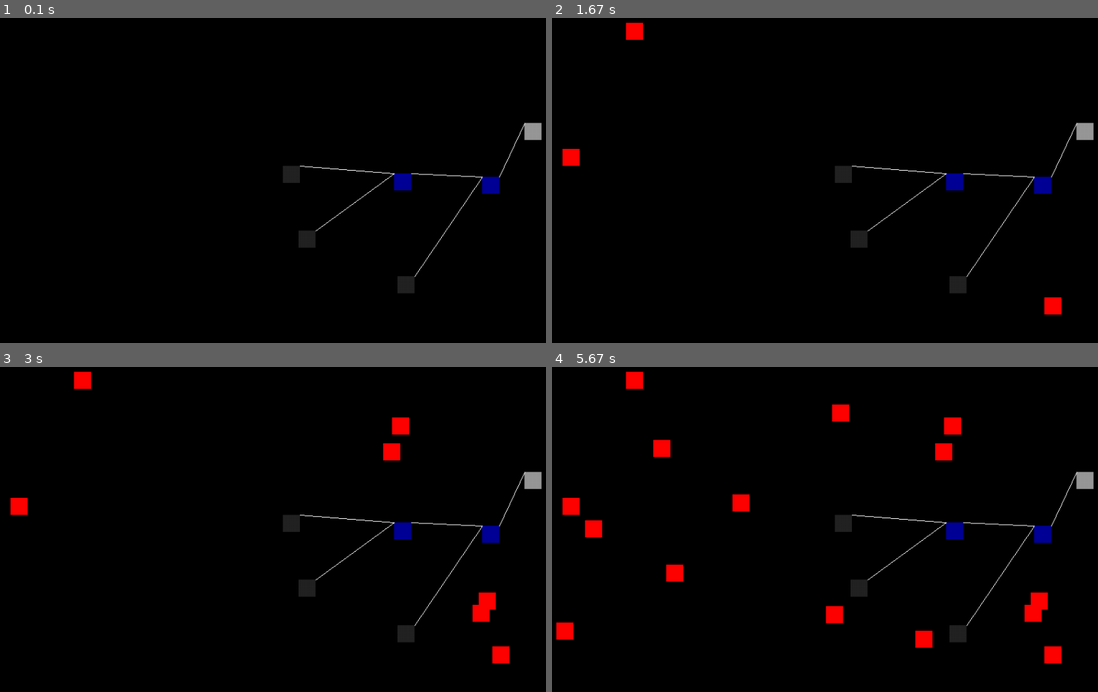
Above: before the commit, frames 1-4 (two rows, left to right).
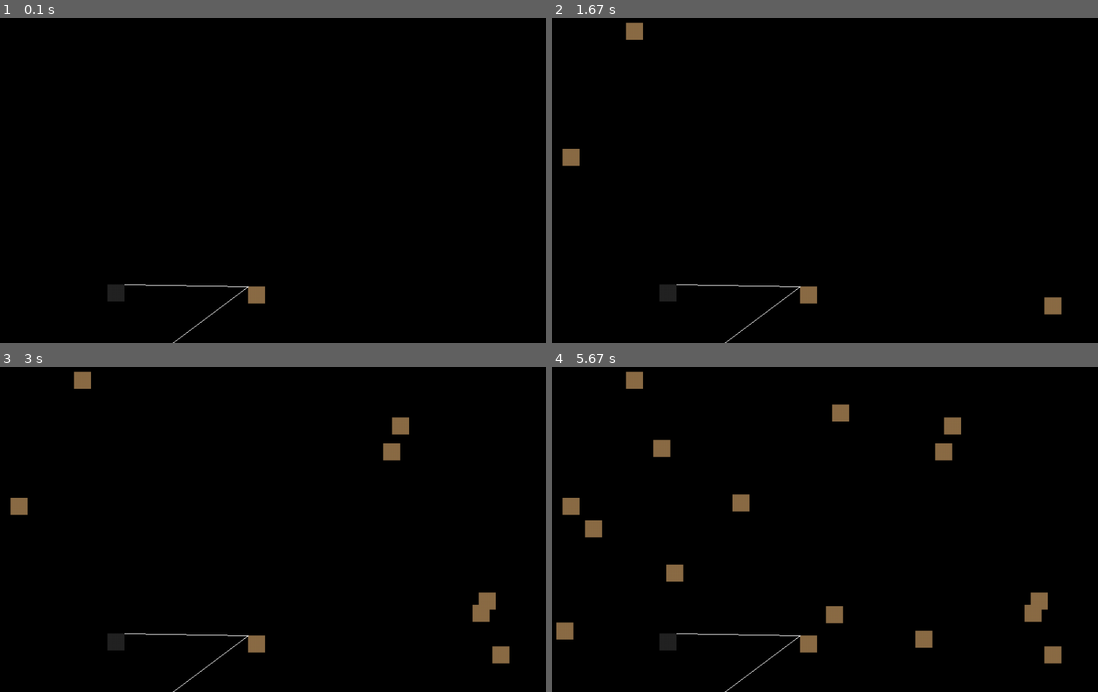
Above: after the commit, the same moments.

Repository: zachthearcticfox/pygame-circuit-maker
Game: pygame game, started from main.py
The game is run twice, just before and just after one commit, with the same random seed, the same clock (stepped at 60 frames per second) and the same inputs.
Inputs (mouse positions are in pixels of both pictures, inside the frame that each line leads up to):
- Up to frame 1 (0.1 s): no input
- Up to frame 2 (1.67 s): tap 7 at 0.33 s; press the mouse at (622, 21) at 0.7 s; move the mouse to (715, 27) at 0.8 s; release the mouse at (808, 34) at 0.93 s; click (562, 148) at 1.07 s; click (1043, 297) at 1.4 s
- Up to frame 3 (3 s): click (475, 604) at 1.73 s; click (382, 441) at 2.07 s; click (393, 415) at 2.4 s; click (480, 591) at 2.73 s
- Up to frame 4 (5.67 s): click (655, 438) at 3.07 s; click (732, 493) at 3.4 s; click (917, 630) at 3.73 s; click (666, 565) at 4.07 s; click (825, 607) at 4.4 s; click (830, 402) at 4.73 s; click (557, 623) at 5.07 s; click (584, 519) at 5.4 s

The runs differ from the first frame. In frame 1, 1.8% of the frame differs, in the area x 19-100%, y 32-100%; in frame 2, 2.3%; in frame 3, 3.0%; in frame 4, 4.3%, in the area x 0-100%, y 1-100%.

Commit message:
slightly broken sound blocks!

Diff:
--- a/main.py
+++ b/main.py
@@ -19,6 +19,8 @@
                 self.colour_on = (60, 60, 60)
             case 'NODE':
                 self.colour_on = (255, 255, 255)
+            case 'SOUND':
+                self.colour_on = (234, 182, 118)
         self.colour_off = tuple(max(int(c * 0.6), 0) for c in self.colour_on)
         self.rect = (pygame.Rect(self.pos[0], self.pos[1], 25, 25), self.colour_off)
         self.inputs = []
@@ -51,7 +53,7 @@
     for i in blocks:
         i.update_rect()
 
-idxconv = ['NOT', 'AND', 'XOR', 'OR', 'TFLIPFLOP', 'NODE']
+idxconv = ['NOT', 'AND', 'XOR', 'OR', 'TFLIPFLOP', 'NODE', 'SOUND']
 
 def import_from_file(fp):
     global blocks
@@ -88,9 +90,11 @@
     return output
 
 pygame.init()
+pygame.mixer.init()
 screen = pygame.display.set_mode((pygame.display.Info().current_w * 0.75, pygame.display.Info().current_h * 0.75))
 pygame.display.set_caption('Pygame Circuit Maker v0.3')
 clock = pygame.time.Clock()
+pygame.mixer.music.load('soundblock.mp3')
 
 import_from_file('main.save')
 
@@ -110,6 +114,10 @@
                 blk.next_state = sum(inputs) % 2 == 1 if inputs else False
             case 'NODE':
                 blk.next_state = inputs[0] if inputs else False
+            case 'SOUND':
+                blk.next_state = inputs[0] if inputs else False
+                if blk.state == True:
+                    pygame.mixer.music.play(1)
     for blk in blocks:
         blk.state = blk.next_state
 
@@ -199,6 +207,8 @@
                 block = 'TFLIPFLOP'
             if event.key == pygame.K_6:
                 block = 'NODE'
+            if event.key == pygame.K_7:
+                block = 'SOUND'
             if pygame.key.get_pressed()[pygame.K_LCTRL] or pygame.key.get_pressed()[pygame.K_RCTRL]:
                 if event.key == pygame.K_1:
                     mode = 'build'
Not shown, changed: main.save
Not shown, added: soundblock.mp3
